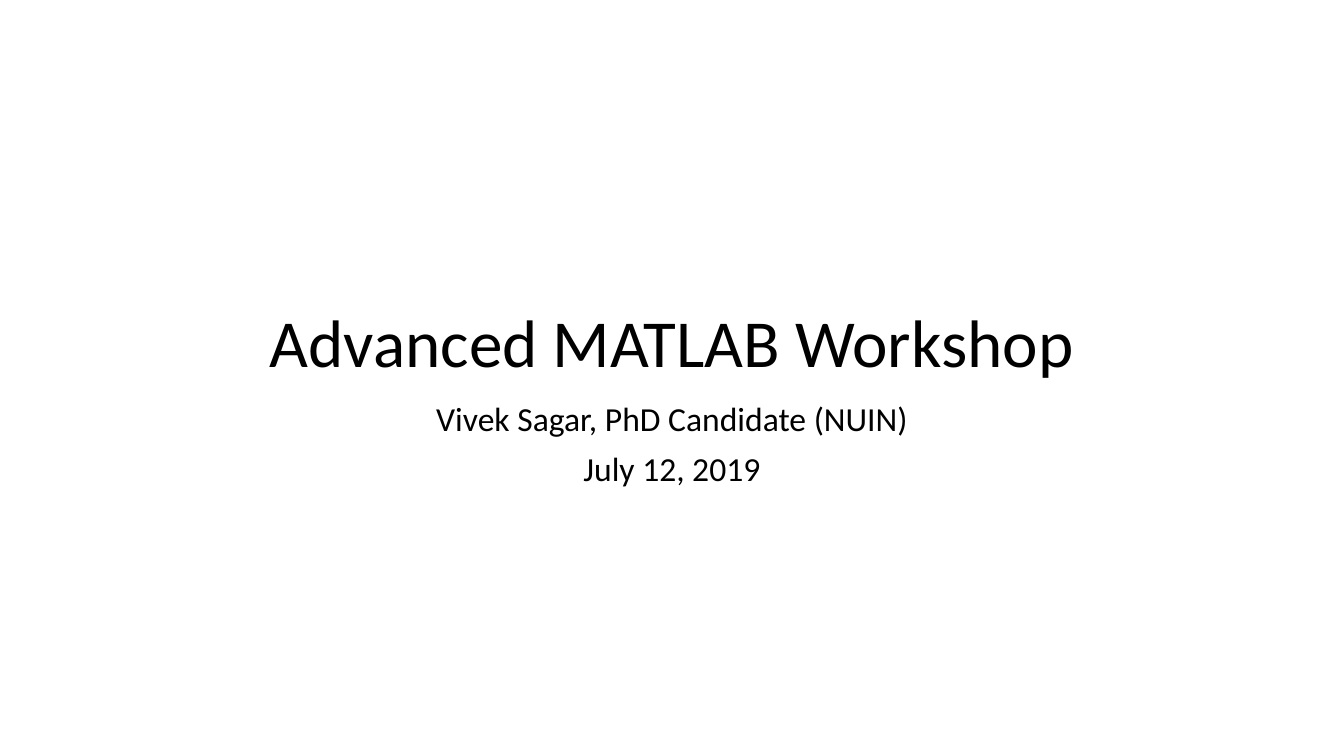
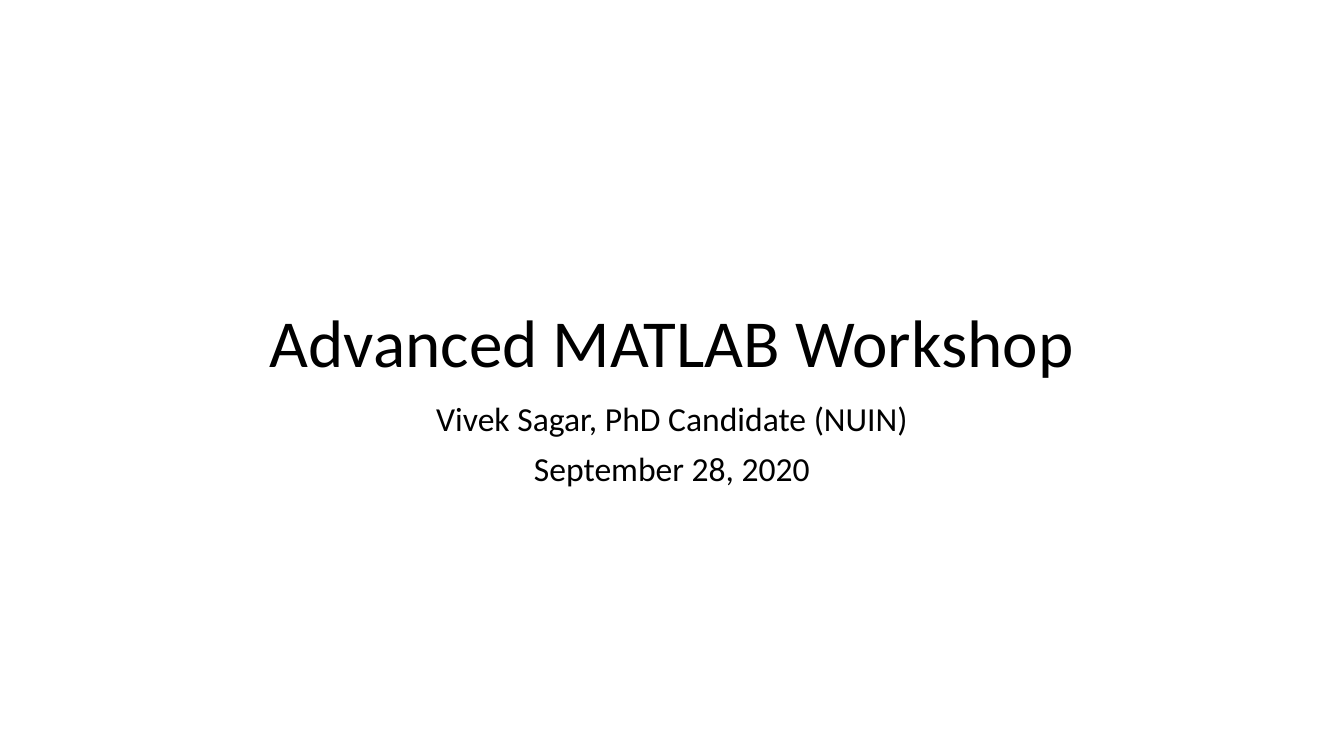
Before and after one commit to viveksgr/MATLAB_workshop, a slide deck: slide 1 of Advanced MATLAB Workshop.pptx. Drawn at 1344x756 pixels with LibreOffice and Linux fonts; fonts in the diff are those of the drawing. Boxes give left, top, right and bottom in pixels: in the first picture for what was removed or moved away, otherwise in the second. Text is boxed around its words. In the diff, an @@ line names an element or a change of style, - is before the commit and + after.

```diff
--- a/Advanced MATLAB Workshop.pptx
+++ b/Advanced MATLAB Workshop.pptx
@@ subtitle at [534,457,810,487]: text changed @@
-July 12, 2019
+September 28, 2020
```
Also in this commit, not shown: 3 other files.
